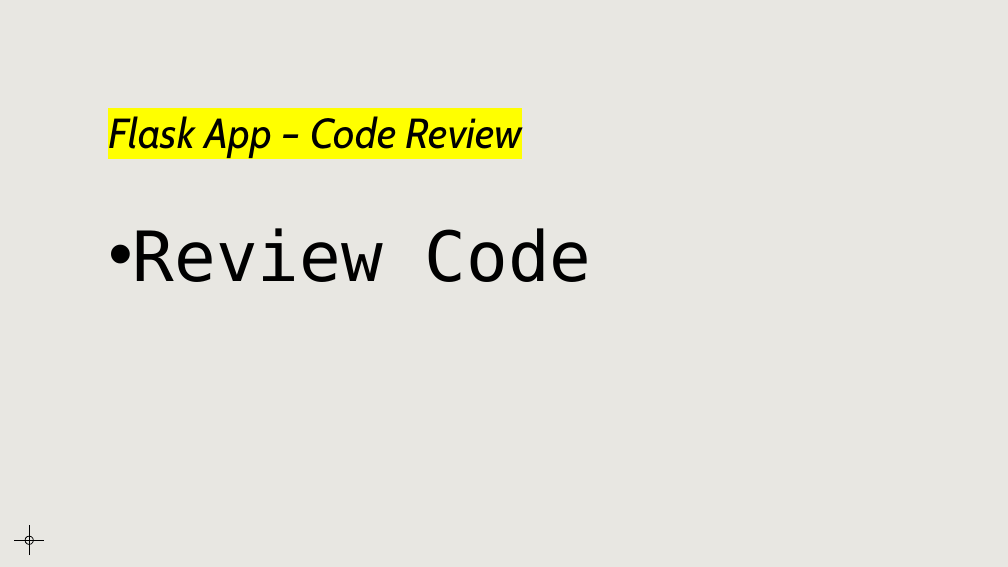
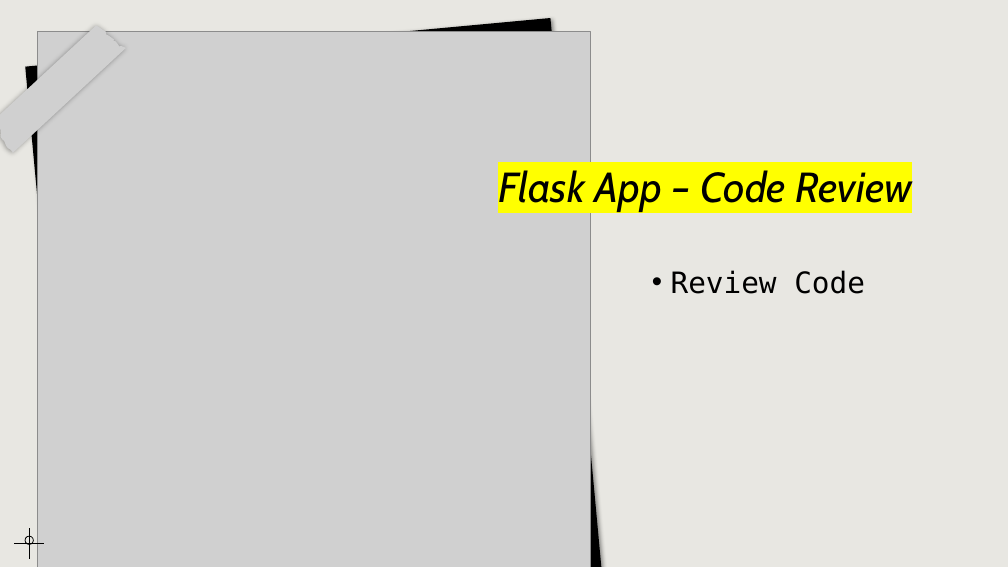
Before and after one commit to ashante112/final_project, a slide deck: slide 8 of Presentation.pptx. Drawn at 1008x567 pixels with LibreOffice and Linux fonts; fonts in the diff are those of the drawing; grey boxes stand for pictures. Boxes give left, top, right and bottom in pixels: in the first picture for what was removed or moved away, otherwise in the second. Text is boxed around its words. In the diff, an @@ line names an element or a change of style, - is before the commit and + after.

```diff
--- a/Presentation.pptx
+++ b/Presentation.pptx
@@ picture added at [0,21,126,153] @@
@@ freeform shape added at [25,18,601,567], fill #000000 @@
@@ picture added at [38,31,590,567] @@
@@ picture added at [38,31,590,567] @@
@@ title "Flask App – Code Review": place and size @@
-title "Flask App – Code Review" at [108,113,523,158]
+title "Flask App – Code Review" at [498,167,913,212]
@@ text "Review Code": place and size @@
-text "Review Code" at [133,228,592,282]
+text "Review Code" at [671,270,865,294]
@@ text "Review Code" at [671,270,865,294]: size 66 to 28 pt @@
@@ ellipse removed at [25,536,33,544] @@
@@ ellipse added at [25,536,33,544], outline #000000 0.75 pt @@
@@ line removed from (29, 555) to (29, 526) @@
@@ line added from (29, 559) to (29, 529), #000000 0.75 pt @@
@@ line removed from (14, 541) to (44, 541) @@
@@ line added from (14, 544) to (44, 544), #000000 0.75 pt @@
```
Also in this commit, not shown: 6 other slides changed, 1 slide added, 1 slide removed, 6 other files.
